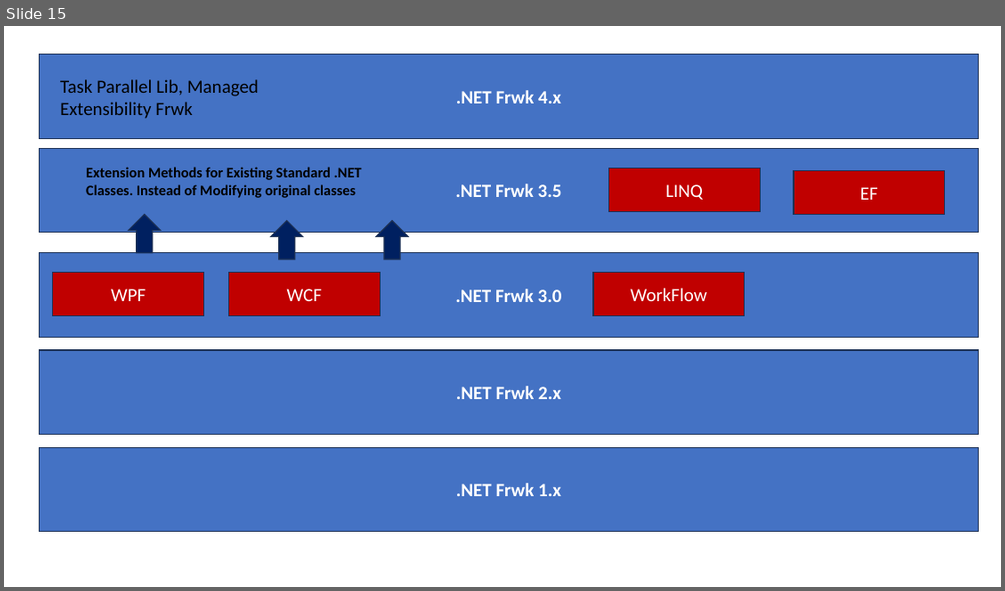
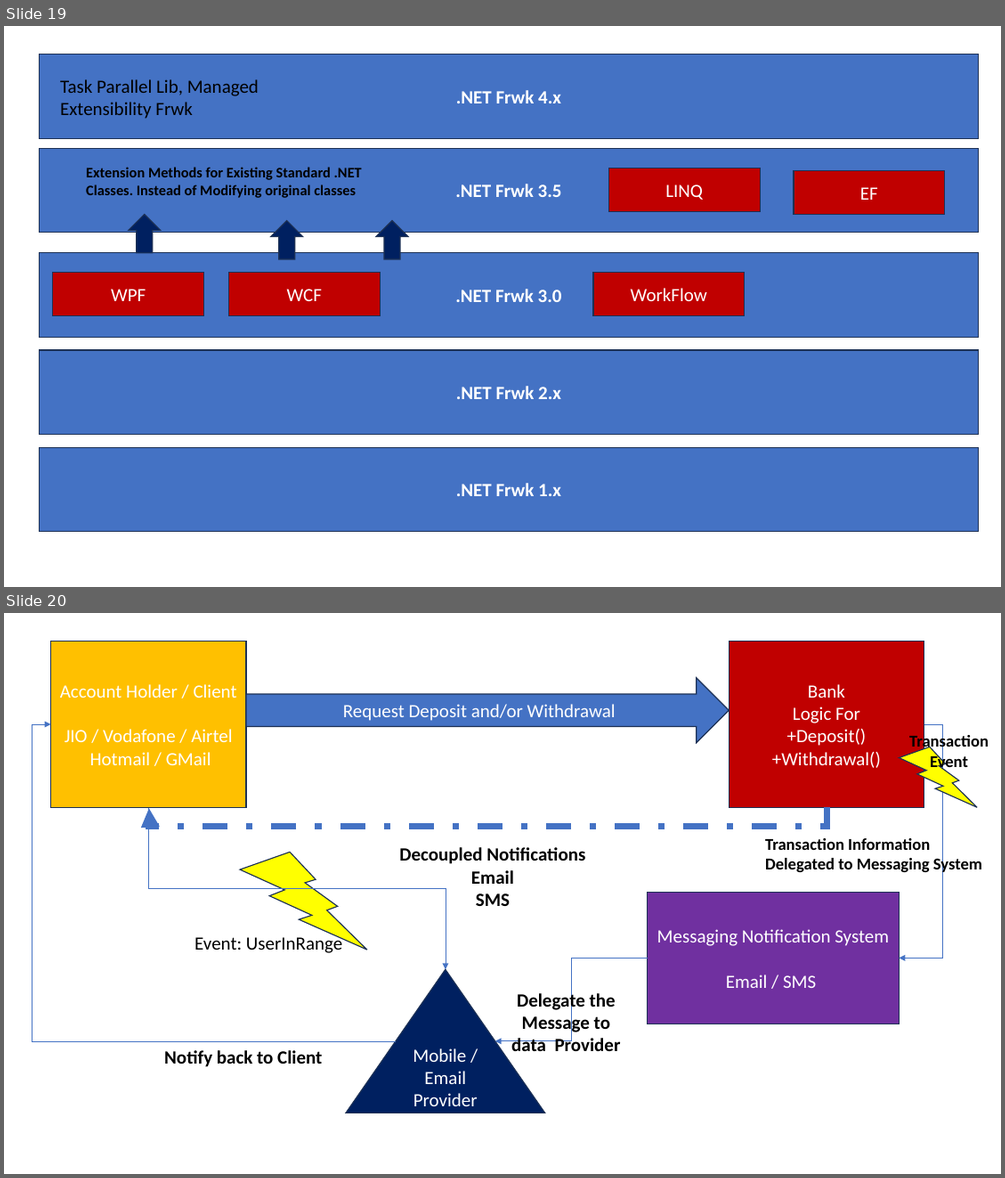
Before and after one commit to maheshsabnis/capita_sept_2023_Oct, a slide deck: Images.pptx. Shown one above the other, each under a label of ours: slide 15 before the commit, slides 19 and 20 after it. The pictures are 1005x591 and 1005x1178 pixels, drawn with LibreOffice and Linux fonts; fonts in the diff are those of the drawing. Boxes give left, top, right and bottom in pixels: in the first picture for what was removed or moved away, otherwise in the second. Text is boxed around its words. In the diff, an @@ line names an element or a change of style, - is before the commit and + after.

```diff
--- a/Images.pptx
+++ b/Images.pptx
@@ slide 20 added at bbox=[4, 613, 1001, 1174], background #FFFFFF @@
@@ rectangle added at bbox=[51, 641, 246, 807], fill #FFC000, outline #1E3256 1 pt, 18 pt, text #FFFFFF @@
+Account Holder / Client
+JIO / Vodafone / Airtel
+Hotmail / GMail
@@ rectangle added at bbox=[728, 641, 923, 807], fill #C00000, outline #1E3256 1 pt, 18 pt, text #FFFFFF @@
+Bank
+Logic For
++Deposit()
++Withdrawal()
@@ right arrow added at bbox=[246, 678, 729, 743], fill #4472C4, outline #1E3256 1 pt, 18 pt, text #FFFFFF @@
+Request Deposit and/or Withdrawal
@@ elbow arrow added from (396, 1041) to (51, 724), #4472C4 0.5 pt @@
@@ elbow arrow added from (924, 724) to (899, 957), #4472C4 0.5 pt @@
@@ text added at bbox=[909, 733, 988, 772], 16 pt, text #000000, bold @@
+Transaction Event
@@ lightning bolt added at bbox=[899, 747, 978, 807], fill #FFFF00, outline #1E3256 1 pt @@
@@ elbow arrow added from (148, 808) to (445, 969), #4472C4 0.5 pt @@
@@ elbow arrow added from (827, 807) to (149, 808), #4472C4 6 pt dashed @@
@@ lightning bolt added at bbox=[241, 852, 367, 950], fill #FFFF00, outline #1E3256 1 pt @@
@@ text added at bbox=[399, 847, 585, 906], 18 pt, text #000000, bold @@
+Decoupled Notifications
+Email
+SMS
@@ text added at bbox=[765, 838, 982, 875], 16 pt, text #000000, bold @@
+Transaction Information Delegated to Messaging System
@@ rectangle added at bbox=[647, 892, 899, 1023], fill #7030A0, outline #1E3256 1 pt, 18 pt, text #FFFFFF @@
+Messaging Notification System
+Email / SMS
@@ text added at bbox=[194, 934, 342, 953], 18 pt, text #000000 @@
+Event: UserInRange
@@ elbow arrow added from (647, 957) to (495, 1041), #4472C4 0.5 pt @@
@@ flow chart extract added at bbox=[346, 969, 544, 1112], fill #002060, outline #1E3256 1 pt, 18 pt, text #FFFFFF @@
+Mobile / Email Provider
@@ text added at bbox=[511, 991, 621, 1051], 18 pt, text #000000, bold @@
+Delegate the Message to data Provider
@@ text added at bbox=[164, 1050, 322, 1067], 18 pt, text #000000, bold @@
+Notify back to Client
@@ what was slide 15 is now slide 19 @@
```
Also in this commit, not shown: 8 other slides added, 37 other files.
